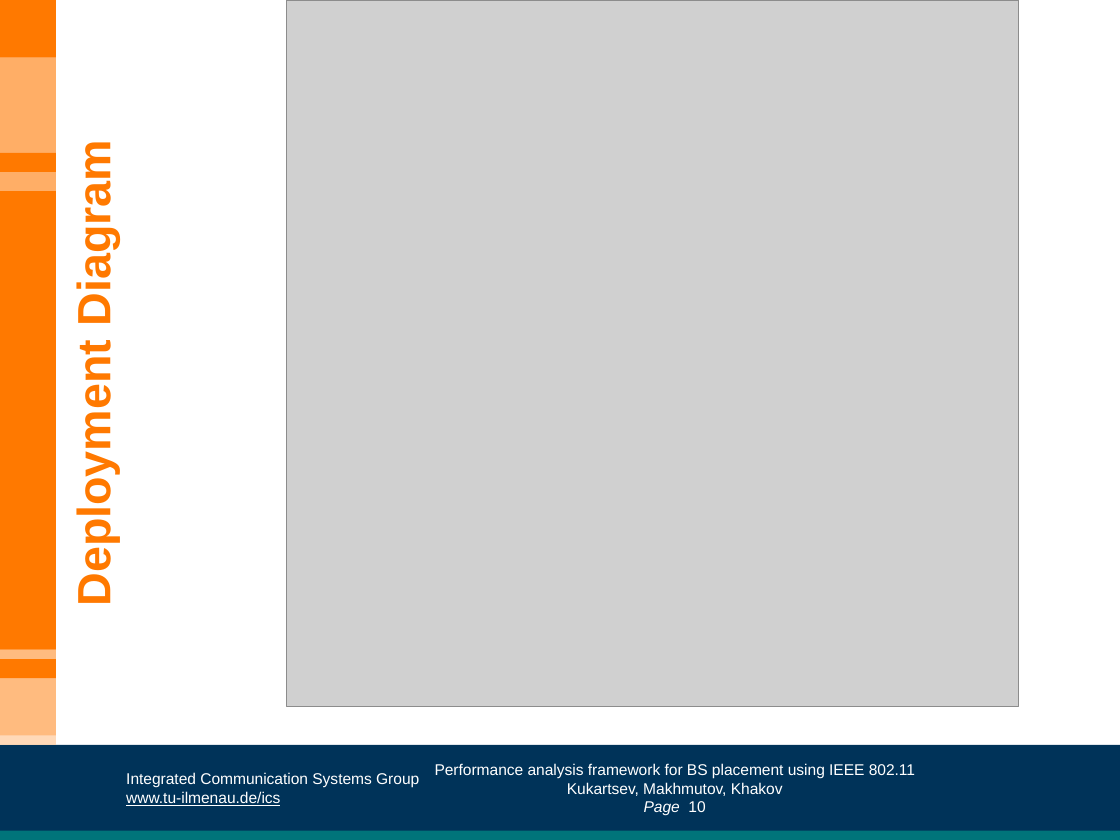
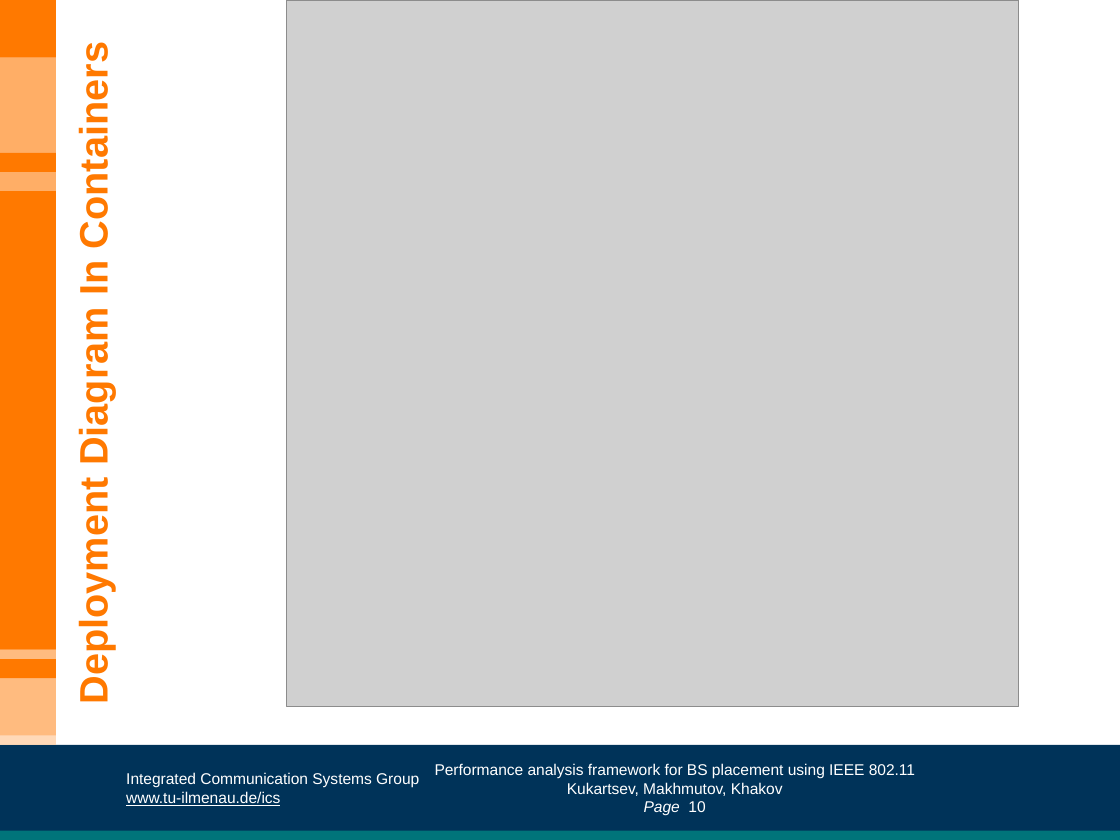
Before and after one commit to Kirkirillka/GPS_Tracker, a slide deck: slide 10 of docs/presentation/GroupStudy-presentation - kirill.pptx. Drawn at 1120x840 pixels with LibreOffice and Linux fonts; fonts in the diff are those of the drawing; grey boxes stand for pictures; background and template pictures are left out. Boxes give left, top, right and bottom in pixels: in the first picture for what was removed or moved away, otherwise in the second. Text is boxed around its words. In the diff, an @@ line names an element or a change of style, - is before the commit and + after.

```diff
--- a/docs/presentation/GroupStudy-presentation - kirill.pptx
+++ b/docs/presentation/GroupStudy-presentation - kirill.pptx
@@ text at (72, 64, 116, 698): text changed; size 30 to 25.5 pt @@
-Deployment Diagram
+Deployment Diagram In Containers
```
